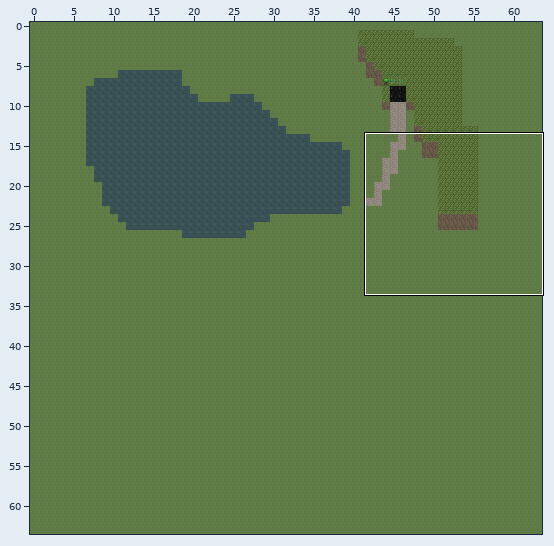
Level history. Tiled map: bin/resources/map/overworld.tmx. The picture above shows the old version from afar; the outline marks the close-up.
Close-up. Before the commit:
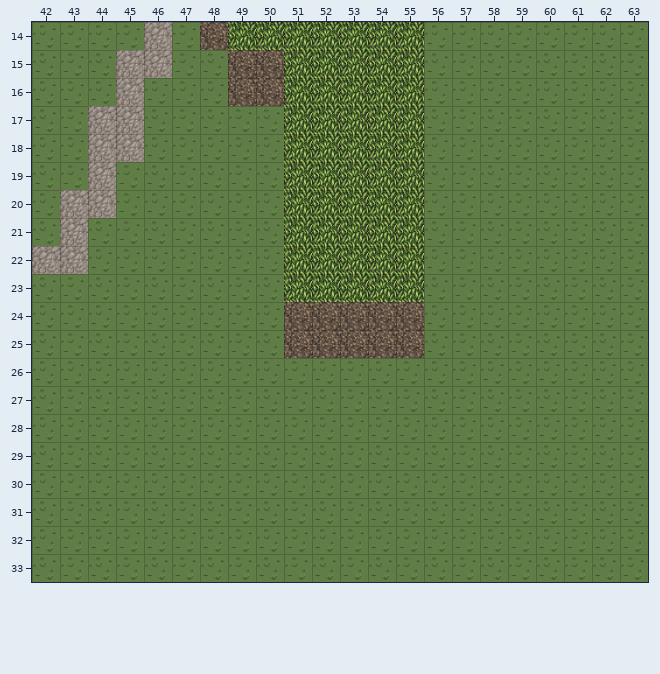
Cells are 64x64 px. Shown: x 42..63, y 14..33. The commit also changed other parts of the map, which this record leaves out.
Once edited:
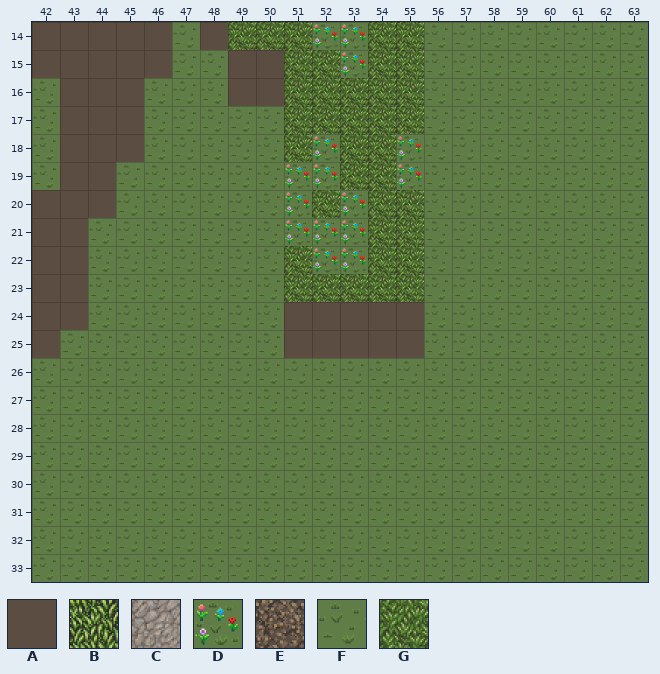
Key: from "overworld": A 1, B 3, C 4, D 10, E 13, F 19, G 36.
_ is an empty cell.
Changes in this commit:
Layer "Ground":
The edit turns tile C into tile A in row 14 at x 46; in row 15 at x 45 to 46; in row 16 at x 45; in rows 17 to 18 at x 44 to 45; in row 19 at x 44; in row 20 at x 43 to 44.
The edit turns tile C into tile A in row 21 at x 43; in row 22 at x 42 to 43.
The edit turns tile E into tile A in row 14 at x 48; in rows 15 to 16 at x 49 to 50; in rows 24 to 25 at x 51 to 55.
The edit turns tile F into tile A in row 14 at x 42 to 45; in row 15 at x 42 to 44; in row 16 at x 43 to 44; in rows 17 to 19 at x 43; in rows 20 to 21 at x 42; in rows 23 to 24 at x 42 to 43.
The edit turns tile F into tile A in row 25 at x 42.
The edit turns tile B into tile D in row 14 at x 52 to 53; in row 15 at x 53; in row 18 at x 52 and 55; in row 19 at x 51 to 52 and 55; in row 20 at x 51 and 53; in row 21 at x 51 to 53.
The edit turns tile B into tile D in row 22 at x 52 to 53.
The edit turns tile B into tile G in row 14 at x 49 to 51 and 54 to 55; in row 15 at x 51 to 52 and 54 to 55; in rows 16 to 17 at x 51 to 55; in row 18 at x 51 and 53 to 54; in row 19 at x 53 to 54; in row 20 at x 52 and 54 to 55.
The edit turns tile B into tile G in row 21 at x 54 to 55; in row 22 at x 51 and 54 to 55; in row 23 at x 51 to 55.
